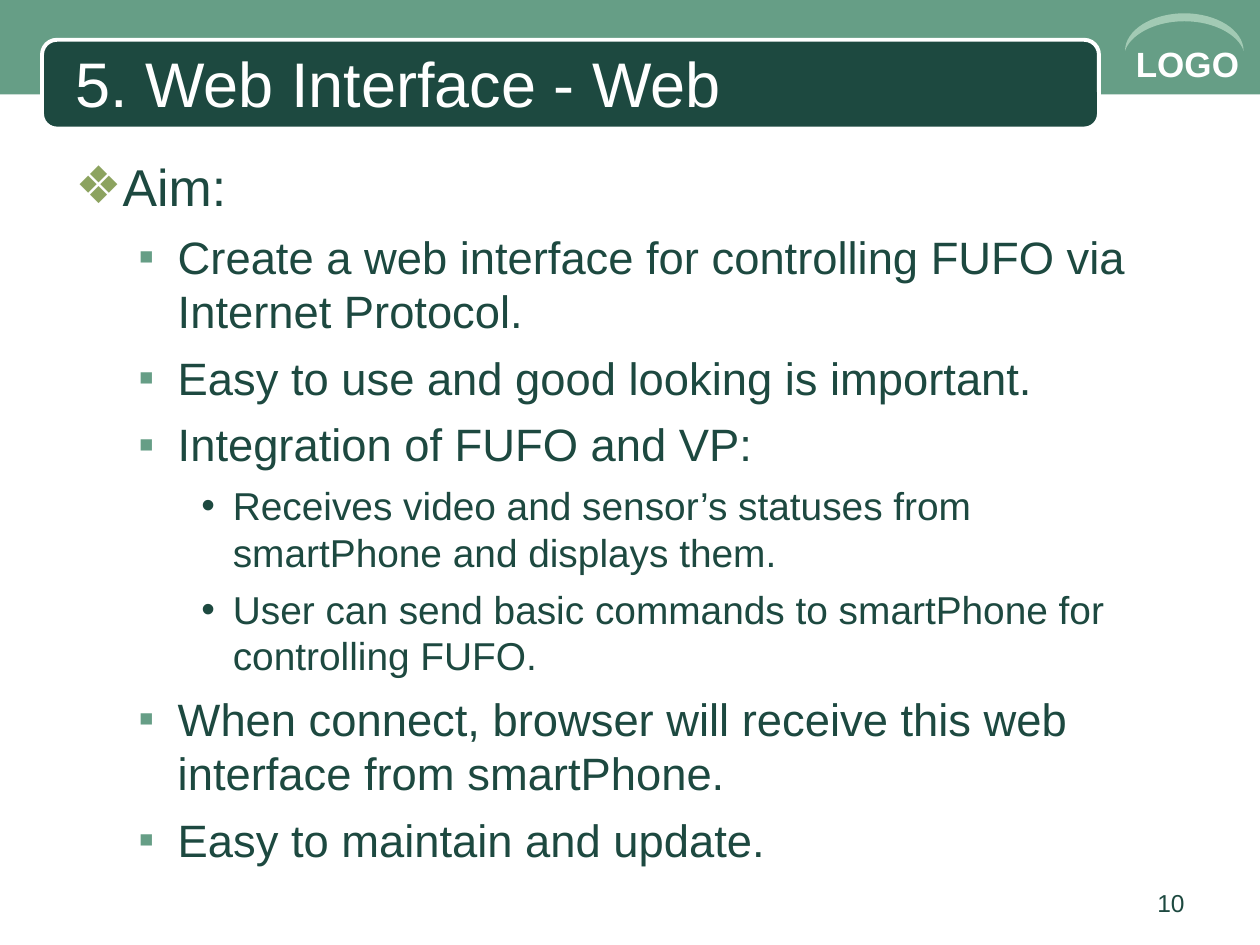
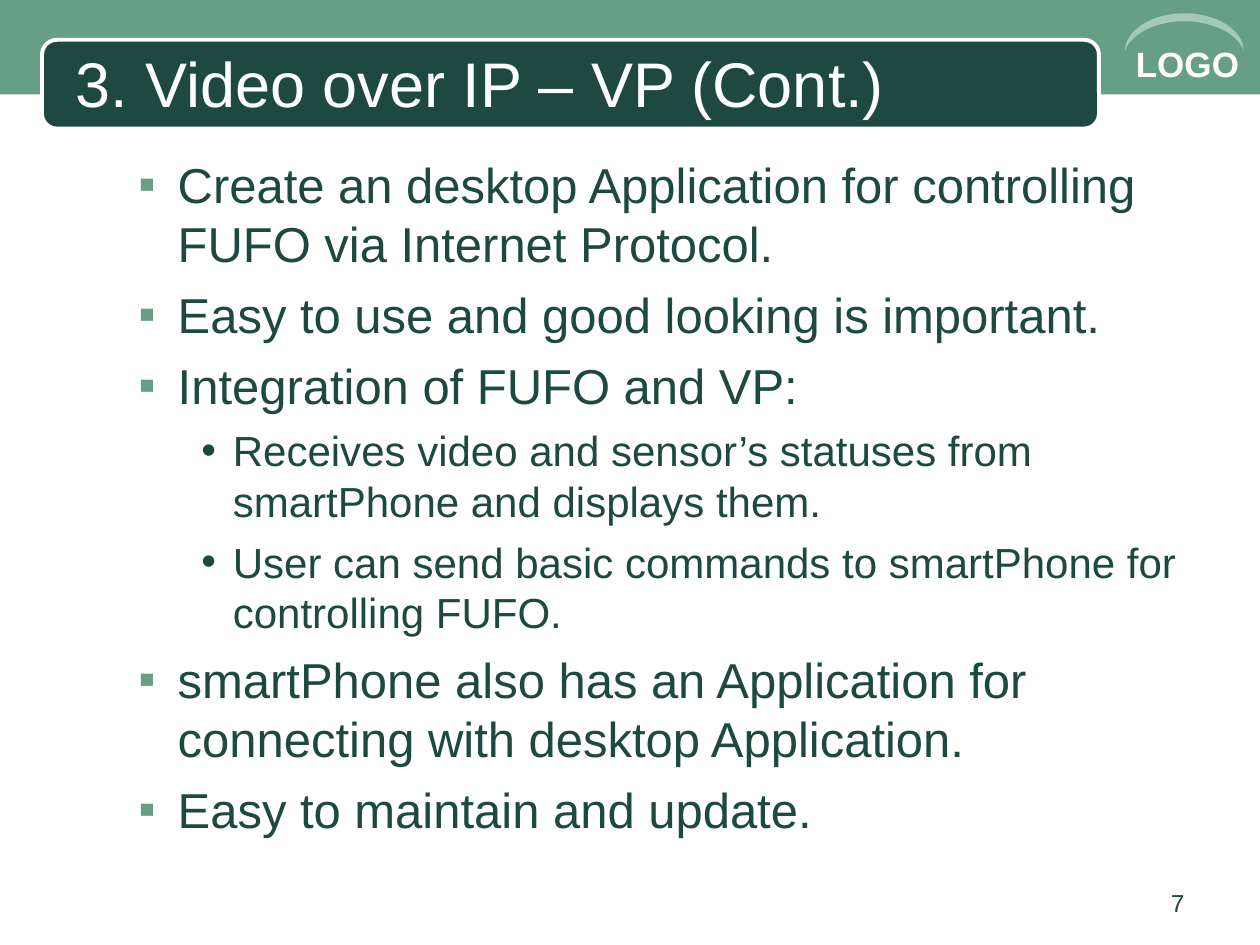
Before and after one commit to phong1990/fufo-innovation, a slide deck: slide 7 of Document/03.Requirement/FUFO_Scope.ppt (slide 10 before the commit). Drawn at 1260x945 pixels with LibreOffice and Linux fonts; fonts in the diff are those of the drawing; background and template pictures are left out. Boxes give left, top, right and bottom in pixels: in the first picture for what was removed or moved away, otherwise in the second. Text is boxed around its words. In the diff, an @@ line names an element or a change of style, - is before the commit and + after.

Commit message:
bo web va thay vao do la application

```diff
--- a/Document/03.Requirement/FUFO_Scope.ppt
+++ b/Document/03.Requirement/FUFO_Scope.ppt
@@ title at bbox=[76, 61, 883, 119]: text changed @@
-5. Web Interface - Web
+3. Video over IP – VP (Cont.)
@@ text at bbox=[178, 167, 1135, 263]: text changed; size 25.9 to 28 pt @@
-❖ Aim:
-  ▪ Create a web interface for controlling FUFO via Internet Protocol.
+  ▪ Create an desktop Application for controlling FUFO via Internet Protocol.
@@ text at bbox=[178, 297, 1176, 838]: size 25.9 to 28 pt in "Easy to use and good looking is ...", "Integration of FUFO and VP:", "Easy to maintain and update."; size 22.2 to 24 pt in "Receives video and sensor’s statuses from smartPhone ...", "User can send basic commands to smartPhone ..." @@
@@ text at bbox=[178, 662, 1026, 767]: text changed; size 25.9 to 28 pt @@
-  ▪ When connect, browser will receive this web interface from smartPhone.
+  ▪ smartPhone also has an Application for connecting with desktop Application.
@@ page number at bbox=[1171, 895, 1185, 912]: text changed @@
-10
+7
```
Also in this commit, not shown: 2 other slides changed.
